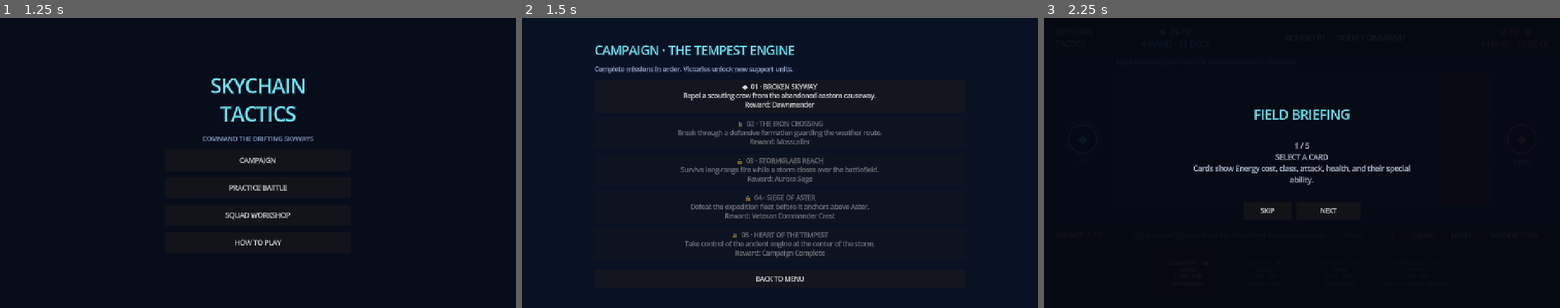
Above: before the commit, frames 1-3 (left to right).
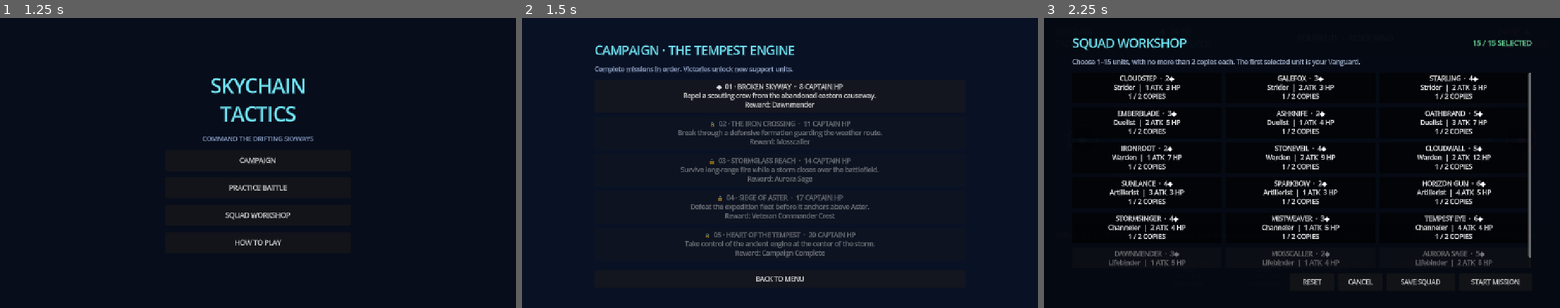
Above: after the commit, the same moments.

Repository: prldd/HeavenStrike
Game: Godot game, scene res://main.tscn
Two runs of this game, one before a commit and one after it. Both use one fixed random seed, a clock stepped at 60 frames per second and the inputs below.
Inputs (mouse positions are in pixels of both pictures, inside the frame that each line leads up to):
- Up to frame 1 (1.25 s): click "SQUAD" at 0.5 s
- Up to frame 2 (1.5 s): click "CAMPAIGN" at 1.25 s
- Up to frame 3 (2.25 s): click (1302, 96) at 2 s, where only the run after the commit has a clickable "◆ 01 · BROKEN SKYWAY · 8 CAPT…"

Frame 1 is identical in both runs. In frame 2, 1.6% of the frame differs, in the area x 35-65%, y 22-76%; in frame 3, 9.9%, in the area x 5-95%, y 6-93%.

Commit message:
Integrated the additional Heavenstrike Rivals rules into the prototype.

Diff:
--- a/scripts/battle_rules.gd
+++ b/scripts/battle_rules.gd
@@ -6,14 +6,11 @@
 const COLS := 7
 
 static func is_taunted(unit: Dictionary, units: Array) -> bool:
-	var direction := 1 if unit.side == PLAYER else -1
-	for other in units:
-		if other.side == unit.side or other.kind != "Warden" or other.row != unit.row:
-			continue
-		var distance: int = (other.col - unit.col) * direction
-		if distance > 0 and distance <= 2:
-			return true
-	return false
+	var source_id: int = unit.get("taunted_by", -1)
+	if source_id < 0:
+		return false
+	var source = _unit_by_id(units, source_id)
+	return source != null and source.side != unit.side and source.kind == "Warden"
 
 static func can_reposition(unit: Dictionary, target_row: int, units: Array) -> bool:
 	if target_row < 0 or target_row >= ROWS:
@@ -95,6 +92,16 @@
 		return COLS - unit.col <= unit.range
 	return unit.col + 1 <= unit.range
 
+static func locked_mana(units: Array, side: int) -> int:
+	var locked := 0
+	for unit in units:
+		if unit.side == side:
+			locked += unit.get("cost", 0)
+	return locked
+
+static func available_mana(capacity: int, units: Array, side: int) -> int:
+	return maxi(0, capacity - locked_mana(units, side))
+
 static func _occupied(units: Array, row: int, col: int) -> bool:
 	for unit in units:
 		if unit.row == row and unit.col == col:
--- a/scripts/campaign_store.gd
+++ b/scripts/campaign_store.gd
@@ -9,40 +9,35 @@
 		"id": 0,
 		"title": "Broken Skyway",
 		"briefing": "Repel a scouting crew from the abandoned eastern causeway.",
-		"enemy_hp": 18,
-		"enemy_energy": 2,
+		"enemy_hp": 8,
 		"reward": "Dawnmender"
 	},
 	{
 		"id": 1,
 		"title": "The Iron Crossing",
 		"briefing": "Break through a defensive formation guarding the weather route.",
-		"enemy_hp": 22,
-		"enemy_energy": 2,
+		"enemy_hp": 11,
 		"reward": "Mosscaller"
 	},
 	{
 		"id": 2,
 		"title": "Stormglass Reach",
 		"briefing": "Survive long-range fire while a storm closes over the battlefield.",
-		"enemy_hp": 25,
-		"enemy_energy": 3,
+		"enemy_hp": 14,
 		"reward": "Aurora Sage"
 	},
 	{
 		"id": 3,
 		"title": "Siege of Aster",
 		"briefing": "Defeat the expedition fleet before it anchors above Aster.",
-		"enemy_hp": 29,
-		"enemy_energy": 3,
+		"enemy_hp": 17,
 		"reward": "Veteran Commander Crest"
 	},
 	{
 		"id": 4,
 		"title": "Heart of the Tempest",
 		"briefing": "Take control of the ancient engine at the center of the storm.",
-		"enemy_hp": 34,
-		"enemy_energy": 4,
+		"enemy_hp": 20,
 		"reward": "Campaign Complete"
 	}
 ]
--- a/scripts/main.gd
+++ b/scripts/main.gd
@@ -33,6 +33,7 @@
 var squad_grid: GridContainer
 var squad_count_label: Label
 var squad_save_button: Button
+var squad_start_button: Button
 var hover_card: PanelContainer
 var hover_name_label: Label
 var hover_stats_label: Label
@@ -50,7 +51,9 @@
 var current_mission_id := -1
 var campaign_battle := false
 var squad_opened_from_menu := false
+var squad_opened_for_mission := false
 var tutorial_opened_from_menu := false
+var pending_mission_id := -1
 
 var units: Array = []
 var player_hand: Array = []
@@ -309,10 +312,10 @@
 
 func _update_tutorial() -> void:
 	var pages := [
-		"1 / 5\nSELECT A CARD\nCards show Energy cost, class, attack, health, and their special ability.",
+		"1 / 5\nSELECT A CARD\nCards show Mana cost, class, attack, health, and their special ability.",
 		"2 / 5\nCHOOSE A LANE\nDeploy on an open glowing tile at the left edge. New units rest until your next turn.",
 		"3 / 5\nREPOSITION\nSelect one of your deployed units, then an open highlighted tile in an adjacent row. Each unit may shift once per turn.",
-		"4 / 5\nTAUNT\nAn opposing Warden within two spaces locks units into its row until the Warden moves or is defeated.",
+		"4 / 5\nTAUNTING STRIKE\nA unit hit by a Warden cannot change rows while that Warden remains on the battlefield.",
 		"5 / 5\nBREAK THE COMMANDER\nResolve the board, cross an open lane, and deal enough damage to defeat the enemy Commander."
 	]
 	tutorial_page_label.text = pages[tutorial_page]
@@ -353,7 +356,7 @@
 	title_row.add_child(squad_count_label)
 
 	var instruction := Label.new()
-	instruction.text = "Choose exactly 15 units. Selected units form your draw pile; the first selected unit is your Vanguard."
+	instruction.text = "Choose 1–15 units, with no more than 2 copies each. The first selected unit is your Vanguard."
 	instruction.add_theme_color_override("font_color", Color("#aebdda"))
 	layout.add_child(instruction)
 
@@ -391,16 +394,30 @@
 	squad_save_button.pressed.connect(_save_squad)
 	actions.add_child(squad_save_button)
 
+	squad_start_button = Button.new()
+	squad_start_button.text = "START MISSION"
+	squad_start_button.custom_minimum_size = Vector2(180, 44)
+	squad_start_button.visible = false
+	squad_start_button.pressed.connect(_save_and_start_mission)
+	actions.add_child(squad_start_button)
+
 func _open_squad_builder() -> void:
-	if not input_enabled or battle_over:
+	if not input_enabled:
 		return
 	squad_opened_from_menu = false
+	squad_opened_for_mission = false
+	pending_mission_id = -1
 	editing_squad_names = squad_names.duplicate()
 	squad_overlay.visible = true
 	_rebuild_squad_grid()
 
 func _close_squad_builder() -> void:
 	squad_overlay.visible = false
+	if squad_opened_for_mission:
+		squad_opened_for_mission = false
+		pending_mission_id = -1
+		_open_mission_select()
+		return
 	if squad_opened_from_menu:
 		squad_opened_from_menu = false
 		_show_main_menu()
@@ -410,10 +427,12 @@
 	_rebuild_squad_grid()
 
 func _toggle_squad_unit(unit_name: String) -> void:
-	if unit_name in editing_squad_names:
-		editing_squad_names.erase(unit_name)
-	elif editing_squad_names.size() < SquadStoreScript.SQUAD_SIZE:
+	var copies: int = editing_squad_names.count(unit_name)
+	if copies < 2 and editing_squad_names.size() < SquadStoreScript.SQUAD_SIZE:
 		editing_squad_names.append(unit_name)
+	elif copies >= 2:
+		while unit_name in editing_squad_names:
+			editing_squad_names.erase(unit_name)
 	_rebuild_squad_grid()
 
 func _rebuild_squad_grid() -> void:
@@ -422,7 +441,8 @@
 		child.queue_free()
 
 	for unit in roster:
-		var selected: bool = unit.name in editing_squad_names
+		var copies: int = editing_squad_names.count(unit.name)
+		var selected: bool = copies > 0
 		var unlocked: bool = unit.name in CampaignStoreScript.unlocked_unit_names(roster, completed_missions)
 		var button := Button.new()
 		button.custom_minimum_size = Vector2(0, 76)
@@ -433,6 +453,8 @@
 		button.text = "%s  ·  %d◆\n%s  |  %d ATK  %d HP" % [
 			unit.name.to_upper(), unit.cost, unit.kind, unit.atk, unit.hp
 		]
+		if copies > 0:
+			button.text += "\n%d / 2 COPIES" % copies
 		if not unlocked:
 			button.text += "\nLOCKED · CAMPAIGN REWARD"
 		button.pressed.connect(_toggle_squad_unit.bind(unit.name))
@@ -441,14 +463,13 @@
 		squad_grid.add_child(button)
 
 	squad_count_label.text = "%d / %d SELECTED" % [editing_squad_names.size(), SquadStoreScript.SQUAD_SIZE]
-	squad_count_label.add_theme_color_override(
-		"font_color",
-		Color("#70e0a1") if editing_squad_names.size() == SquadStoreScript.SQUAD_SIZE else Color("#ff8f8f")
-	)
-	squad_save_button.disabled = editing_squad_names.size() != SquadStoreScript.SQUAD_SIZE
+	squad_count_label.add_theme_color_override("font_color", Color("#70e0a1") if not editing_squad_names.is_empty() else Color("#ff8f8f"))
+	squad_save_button.disabled = editing_squad_names.is_empty()
+	squad_start_button.visible = squad_opened_for_mission
+	squad_start_button.disabled = editing_squad_names.is_empty()
 
 func _save_squad() -> void:
-	if editing_squad_names.size() != SquadStoreScript.SQUAD_SIZE:
+	if editing_squad_names.is_empty() or editing_squad_names.size() > SquadStoreScript.SQUAD_SIZE:
 		return
 	squad_names = editing_squad_names.duplicate()
 	if SquadStoreScript.save_squad(squad_names, roster):
@@ -458,17 +479,25 @@
 	_close_squad_builder()
 	_refresh()
 
+func _save_and_start_mission() -> void:
+	if editing_squad_names.is_empty() or pending_mission_id < 0:
+		return
+	squad_names = editing_squad_names.duplicate()
+	SquadStoreScript.save_squad(squad_names, roster)
+	var mission_id := pending_mission_id
+	squad_opened_for_mission = false
+	pending_mission_id = -1
+	squad_overlay.visible = false
+	_begin_mission(mission_id)
+
 func _sanitize_squad_unlocks() -> void:
 	var unlocked: Array = CampaignStoreScript.unlocked_unit_names(roster, completed_missions)
 	var allowed: Array = []
 	for unit_name in squad_names:
-		if unit_name in unlocked and unit_name not in allowed:
+		if unit_name in unlocked and allowed.count(unit_name) < 2:
 			allowed.append(unit_name)
-	for unit_name in unlocked:
-		if allowed.size() >= SquadStoreScript.SQUAD_SIZE:
-			break
-		if unit_name not in allowed:
-			allowed.append(unit_name)
+	if allowed.is_empty():
+		allowed = SquadStoreScript.default_squad(roster)
 	squad_names = allowed
 
 func _build_main_menu() -> void:
@@ -570,7 +599,9 @@
 func _show_main_menu() -> void:
 	input_enabled = false
 	squad_opened_from_menu = false
+	squad_opened_for_mission = false
 	tutorial_opened_from_menu = false
+	pending_mission_id = -1
 	main_menu_overlay.visible = true
 	mission_overlay.visible = false
 	squad_overlay.visible = false
@@ -594,15 +625,26 @@
 		var button := Button.new()
 		button.custom_minimum_size.y = 82
 		button.disabled = not available
-		button.text = "%s  %02d · %s\n%s\nReward: %s" % [
+		button.text = "%s  %02d · %s  ·  %d CAPTAIN HP\n%s\nReward: %s" % [
 			"✓" if complete else ("◆" if available else "🔒"),
 			mission.id + 1,
 			mission.title.to_upper(),
+			mission.enemy_hp,
 			mission.briefing,
 			mission.reward
 		]
-		button.pressed.connect(_begin_mission.bind(mission.id))
+		button.pressed.connect(_prepare_mission.bind(mission.id))
 		mission_list.add_child(button)
+
+func _prepare_mission(mission_id: int) -> void:
+	if not CampaignStoreScript.is_available(mission_id, completed_missions):
+		return
+	mission_overlay.visible = false
+	input_enabled = true
+	_open_squad_builder()
+	squad_opened_for_mission = true
+	pending_mission_id = mission_id
+	_rebuild_squad_grid()
 
 func _begin_practice() -> void:
 	campaign_battle = false
@@ -690,7 +732,7 @@
 		hp_text = "%d / %d HP" % [current_hp, maximum_hp]
 
 	hover_name_label.text = "%s  ·  %s" % [definition.name.to_upper(), definition.kind]
-	hover_stats_label.text = "%d ENERGY\n%d ATK    %s    %d MOV    %d RANGE" % [
+	hover_stats_label.text = "%d MANA\n%d ATK    %s    %d MOV    %d RANGE" % [
 		definition.cost,
 		unit.get("atk", definition.atk),
 		hp_text,
@@ -737,8 +779,8 @@
 	enemy_hp = STARTING_HP if not campaign_battle else CampaignStoreScript.MISSIONS[current_mission_id].enemy_hp
 	player_max_energy = 2
 	player_energy = 2
-	enemy_max_energy = 2 if not campaign_battle else CampaignStoreScript.MISSIONS[current_mission_id].enemy_energy
-	enemy_energy = enemy_max_energy
+	enemy_max_energy = 2
+	enemy_energy = 2
 	player_power_used = false
 	enemy_power_used = false
 	input_enabled = true
@@ -769,7 +811,8 @@
 	enemy_hp_label.text = "%02d HP  ◆\n%d HAND · %d DECK" % [
 		enemy_hp, enemy_hand.size(), enemy_deck.size() - enemy_draw_index
 	]
-	energy_label.text = "ENERGY  %d / %d" % [player_energy, player_max_energy]
+	var locked_mana := BattleRulesScript.locked_mana(units, PLAYER)
+	energy_label.text = "MANA  %d / %d  ·  %d LOCKED" % [player_energy, player_max_energy, locked_mana]
 	turn_label.text = "ROUND %02d  ·  YOUR COMMAND" % round_number if input_enabled else "ROUND %02d  ·  RESOLVING" % round_number
 	hint_label.text = status_message
 	end_button.disabled = not input_enabled or battle_over
@@ -891,7 +934,9 @@
 		"move": card.move,
 		"range": card.range,
 		"ready": false,
-		"repositioned": false
+		"repositioned": false,
+		"taunted_by": -1,
+		"turn_attack_bonus": 0
 	})
 	next_unit_id += 1
 
@@ -902,6 +947,7 @@
 	for unit in units:
 		if unit.side == PLAYER:
 			unit.atk += 1
+			unit.turn_attack_bonus += 1
 			board.play_unit_effect(unit.id, "+1 ATK", Color("#ffd166"))
 	status_message = "Rally! Every allied unit gains +1 ATK."
 	_refresh()
@@ -915,6 +961,7 @@
 	status_message = "Your units advance."
 	_refresh()
 	await _resolve_side(PLAYER)
+	_expire_turn_buffs(PLAYER)
 	if _check_game_over():
 		return
 	await get_tree().create_timer(0.35).timeout
@@ -925,8 +972,9 @@
 		if unit.side == ENEMY:
 			unit.ready = true
 			unit.repositioned = false
-	enemy_max_energy = mini(10, enemy_max_energy + (1 if round_number > 1 else 0))
-	enemy_energy = enemy_max_energy
+	if round_number > 1:
+		enemy_max_energy = mini(10, enemy_max_energy + 2)
+	enemy_energy = BattleRulesScript.available_mana(enemy_max_energy, units, ENEMY)
 	if round_number > 1:
 		_draw_enemy_card()
 	status_message = "Enemy is deploying..."
@@ -956,6 +1004,7 @@
 		for unit in units:
 			if unit.side == ENEMY:
 				unit.atk += 1
+				unit.turn_attack_bonus += 1
 				board.play_unit_effect(unit.id, "+1 ATK", Color("#ff8b70"))
 		status_message = "Enemy Rally! Hostile units gain +1 ATK."
 		_refresh()
@@ -964,12 +1013,13 @@
 	status_message = "Enemy units advance."
 	_refresh()
 	await _resolve_side(ENEMY)
+	_expire_turn_buffs(ENEMY)
 	if _check_game_over():
 		return
 
 	round_number += 1
-	player_max_energy = mini(10, player_max_energy + 1)
-	player_energy = player_max_energy
+	player_max_energy = mini(10, player_max_energy + 2)
+	player_energy = BattleRulesScript.available_mana(player_max_energy, units, PLAYER)
 	_draw_player_card()
 	for unit in units:
 		if unit.side == PLAYER:
@@ -1066,6 +1116,9 @@
 			status_message = "%s hits %s for %d." % [actor.name, target.name, actor.atk]
 			board.play_unit_effect(target.id, "-%d" % actor.atk, Color("#ff668f"))
 			_apply_special_damage(actor, target)
+			if actor.kind == "Warden" and target.hp > 0:
+				target.taunted_by = actor.id
+				status_message += " Taunting Strike locks %s into this row." % target.name
 			_remove_defeated()
 			_refresh()
 			if hit + 1 < strikes:
@@ -1150,6 +1203,17 @@
 
 func _remove_defeated() -> void:
 	units = units.filter(func(unit): return unit.hp > 0)
+	player_energy = BattleRulesScript.available_mana(player_max_energy, units, PLAYER)
+	enemy_energy = BattleRulesScript.available_mana(enemy_max_energy, units, ENEMY)
+
+func _expire_turn_buffs(side: int) -> void:
+	for unit in units:
+		if unit.side != side:
+			continue
+		var bonus: int = unit.get("turn_attack_bonus", 0)
+		if bonus > 0:
+			unit.atk = maxi(0, unit.atk - bonus)
+			unit.turn_attack_bonus = 0
 
 func _check_game_over() -> bool:
 	if player_hp > 0 and enemy_hp > 0:
--- a/scripts/squad_store.gd
+++ b/scripts/squad_store.gd
@@ -16,16 +16,11 @@
 	var valid_names: Array = roster.map(func(unit): return unit.name)
 	var result: Array = []
 	for unit_name in candidate_names:
-		if unit_name in valid_names and unit_name not in result:
+		if unit_name in valid_names and result.count(unit_name) < 2:
 			result.append(unit_name)
 		if result.size() >= SQUAD_SIZE:
 			return result
-	for unit_name in valid_names:
-		if unit_name not in result:
-			result.append(unit_name)
-		if result.size() >= SQUAD_SIZE:
-			break
-	return result
+	return result if not result.is_empty() else default_squad(roster)
 
 static func load_squad(roster: Array) -> Array:
 	var config := ConfigFile.new()
@@ -38,7 +33,7 @@
 
 static func save_squad(names: Array, roster: Array) -> bool:
 	var clean := sanitize(names, roster)
-	if clean.size() != SQUAD_SIZE:
+	if clean.is_empty() or clean.size() > SQUAD_SIZE:
 		return false
 	var config := ConfigFile.new()
 	config.set_value("squad", "units", clean)
--- a/scripts/unit_catalog.gd
+++ b/scripts/unit_catalog.gd
@@ -8,9 +8,9 @@
 	{"name": "Emberblade", "kind": "Duelist", "cost": 3, "atk": 2, "hp": 5, "move": 2, "range": 1, "text": "Gains +1 ATK after attacking."},
 	{"name": "Ashknife", "kind": "Duelist", "cost": 2, "atk": 1, "hp": 4, "move": 2, "range": 1, "text": "Gains +1 ATK after attacking."},
 	{"name": "Oathbrand", "kind": "Duelist", "cost": 5, "atk": 3, "hp": 7, "move": 2, "range": 1, "text": "Gains +1 ATK after attacking."},
-	{"name": "Ironroot", "kind": "Warden", "cost": 2, "atk": 1, "hp": 7, "move": 2, "range": 1, "text": "Taunts enemies within 2 spaces, locking their row."},
-	{"name": "Stoneveil", "kind": "Warden", "cost": 4, "atk": 2, "hp": 9, "move": 2, "range": 1, "text": "Taunts enemies within 2 spaces, locking their row."},
-	{"name": "Cloudwall", "kind": "Warden", "cost": 5, "atk": 2, "hp": 12, "move": 2, "range": 1, "text": "Taunts enemies within 2 spaces, locking their row."},
+	{"name": "Ironroot", "kind": "Warden", "cost": 2, "atk": 1, "hp": 7, "move": 2, "range": 1, "text": "Taunting Strike locks its target into the current row."},
+	{"name": "Stoneveil", "kind": "Warden", "cost": 4, "atk": 2, "hp": 9, "move": 2, "range": 1, "text": "Taunting Strike locks its target into the current row."},
+	{"name": "Cloudwall", "kind": "Warden", "cost": 5, "atk": 2, "hp": 12, "move": 2, "range": 1, "text": "Taunting Strike locks its target into the current row."},
 	{"name": "Sunlance", "kind": "Artillerist", "cost": 4, "atk": 3, "hp": 3, "move": 1, "range": 3, "text": "Pierces the unit behind its target."},
 	{"name": "Sparkbow", "kind": "Artillerist", "cost": 2, "atk": 1, "hp": 3, "move": 1, "range": 3, "text": "Pierces the unit behind its target."},
 	{"name": "Horizon Gun", "kind": "Artillerist", "cost": 6, "atk": 4, "hp": 5, "move": 1, "range": 3, "text": "Pierces the unit behind its target."},
--- a/tests/smoke_test.gd
+++ b/tests/smoke_test.gd
@@ -16,12 +16,14 @@
 
 	var default_squad: Array = SquadStoreScript.default_squad(roster)
 	assert(default_squad.size() == SquadStoreScript.SQUAD_SIZE)
-	var repaired_squad: Array = SquadStoreScript.sanitize(["Cloudstep", "Cloudstep", "Missing"], roster)
-	assert(repaired_squad.size() == SquadStoreScript.SQUAD_SIZE)
-	assert(repaired_squad.count("Cloudstep") == 1)
-	assert(SquadStoreScript.build_deck(repaired_squad, roster).size() == SquadStoreScript.SQUAD_SIZE)
+	var repaired_squad: Array = SquadStoreScript.sanitize(["Cloudstep", "Cloudstep", "Cloudstep", "Missing"], roster)
+	assert(repaired_squad.size() == 2)
+	assert(repaired_squad.count("Cloudstep") == 2)
+	assert(SquadStoreScript.build_deck(repaired_squad, roster).size() == 2)
+	assert(SquadStoreScript.sanitize([], roster).size() == SquadStoreScript.SQUAD_SIZE)
 
 	assert(CampaignStoreScript.MISSIONS.size() == 5)
+	assert(CampaignStoreScript.MISSIONS.map(func(mission): return mission.enemy_hp) == [8, 11, 14, 17, 20])
 	assert(CampaignStoreScript.is_available(0, []))
 	assert(not CampaignStoreScript.is_available(1, []))
 	assert(CampaignStoreScript.is_available(1, [0]))
@@ -39,16 +41,28 @@
 			unique_enemy_cards.append(card_name)
 	assert(unique_enemy_cards.size() == 15)
 
-	var mover := {"id": 1, "side": 0, "kind": "Duelist", "row": 1, "col": 2, "repositioned": false}
+	var mover := {"id": 1, "side": 0, "kind": "Duelist", "row": 1, "col": 2, "repositioned": false, "taunted_by": -1}
 	var distant_warden := {"id": 2, "side": 1, "kind": "Warden", "row": 1, "col": 5, "repositioned": false}
 	assert(not BattleRulesScript.is_taunted(mover, [mover, distant_warden]))
 	assert(BattleRulesScript.can_reposition(mover, 0, [mover, distant_warden]))
 	var nearby_warden := {"id": 3, "side": 1, "kind": "Warden", "row": 1, "col": 4, "repositioned": false}
+	mover.taunted_by = 3
 	assert(BattleRulesScript.is_taunted(mover, [mover, nearby_warden]))
 	assert(not BattleRulesScript.can_reposition(mover, 0, [mover, nearby_warden]))
+	assert(not BattleRulesScript.is_taunted(mover, [mover]))
+	mover.taunted_by = -1
 	var blocker := {"id": 4, "side": 0, "kind": "Strider", "row": 0, "col": 2, "repositioned": false}
 	assert(not BattleRulesScript.can_reposition(mover, 0, [mover, blocker]))
 	assert(not BattleRulesScript.can_reposition(mover, 2, [mover, {"id": 5, "side": 1, "kind": "Strider", "row": 2, "col": 2}]))
+
+	var mana_units := [
+		{"side": 0, "cost": 2},
+		{"side": 0, "cost": 3},
+		{"side": 1, "cost": 4}
+	]
+	assert(BattleRulesScript.locked_mana(mana_units, 0) == 5)
+	assert(BattleRulesScript.available_mana(8, mana_units, 0) == 3)
+	assert(BattleRulesScript.available_mana(10, [mana_units[1]], 0) == 7)
 
 	var preview_unit := {"id": 6, "side": 0, "kind": "Strider", "row": 1, "col": 1, "move": 3, "range": 1}
 	assert(BattleRulesScript.attack_cells(preview_unit) == [Vector2i(2, 1)])
Not shown, changed: PROJECT.md
Not shown, changed: README.md
